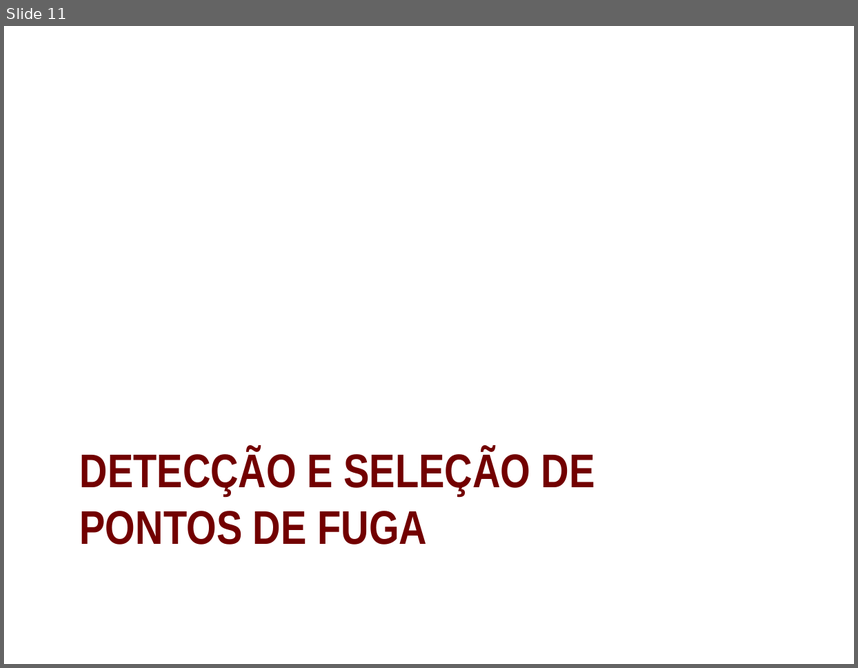
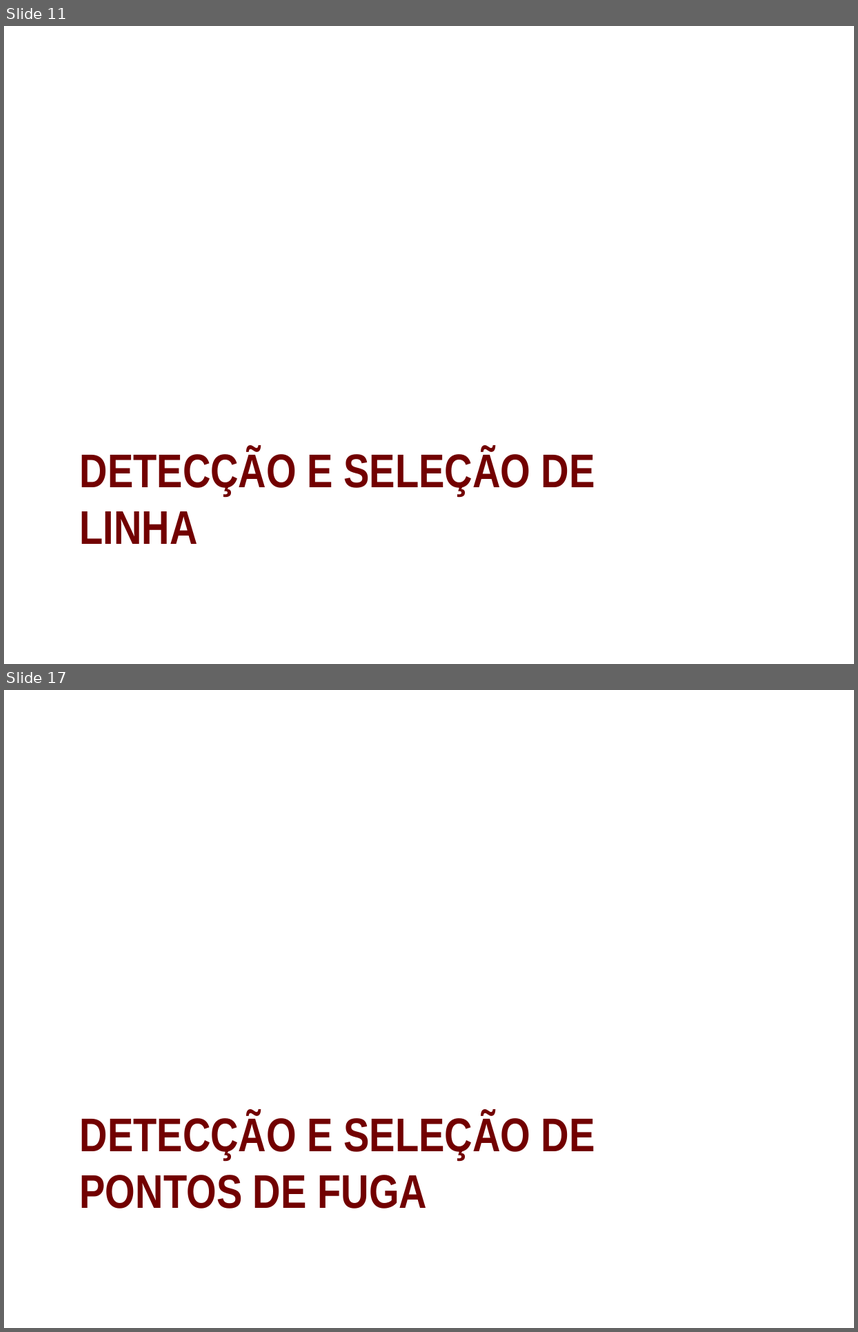
Before and after one commit to shannonyu/perspective-rectification, a slide deck: doc/pres.pptx. Shown one above the other, each under a label of ours: slide 11 before the commit, slides 11 and 17 after it; the slides between them are not shown. The pictures are 858x668 and 858x1332 pixels, drawn with LibreOffice and Linux fonts; fonts in the diff are those of the drawing; background and template pictures are left out. Boxes give left, top, right and bottom in pixels: in the first picture for what was removed or moved away, otherwise in the second. Text is boxed around its words. In the diff, an @@ line names an element or a change of style, - is before the commit and + after.

```diff
--- a/doc/pres.pptx
+++ b/doc/pres.pptx
@@ slide 11 added at bbox=[4, 26, 854, 664], background picture (left out) @@
@@ title added at bbox=[80, 448, 595, 544], 40 pt, text #720000, bold @@
+DETECÇÃO E SELEÇÃO DE
+LINHA
@@ what was slide 11 is now slide 17 @@
```
Also in this commit, not shown: 2 slides changed, 10 other slides added.
